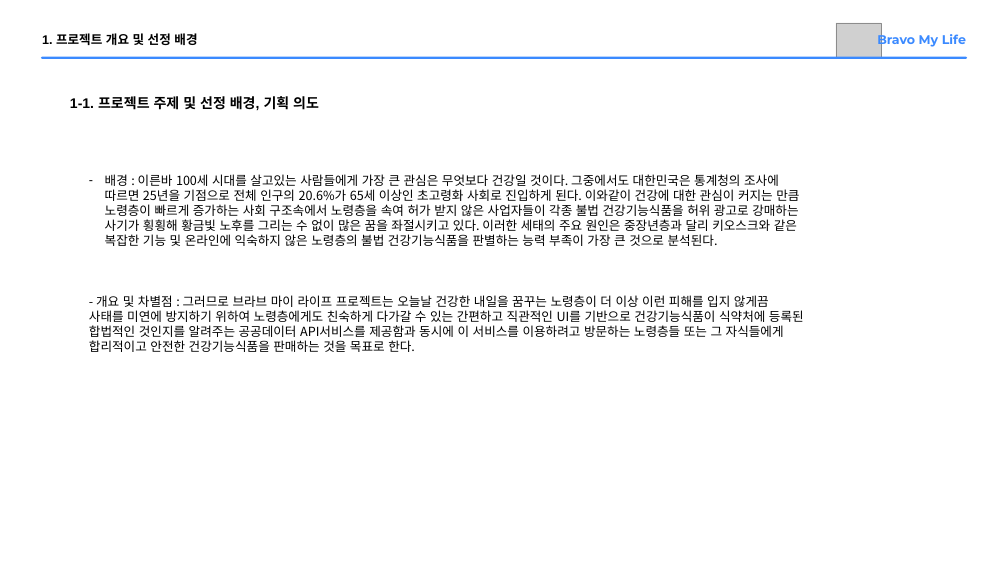
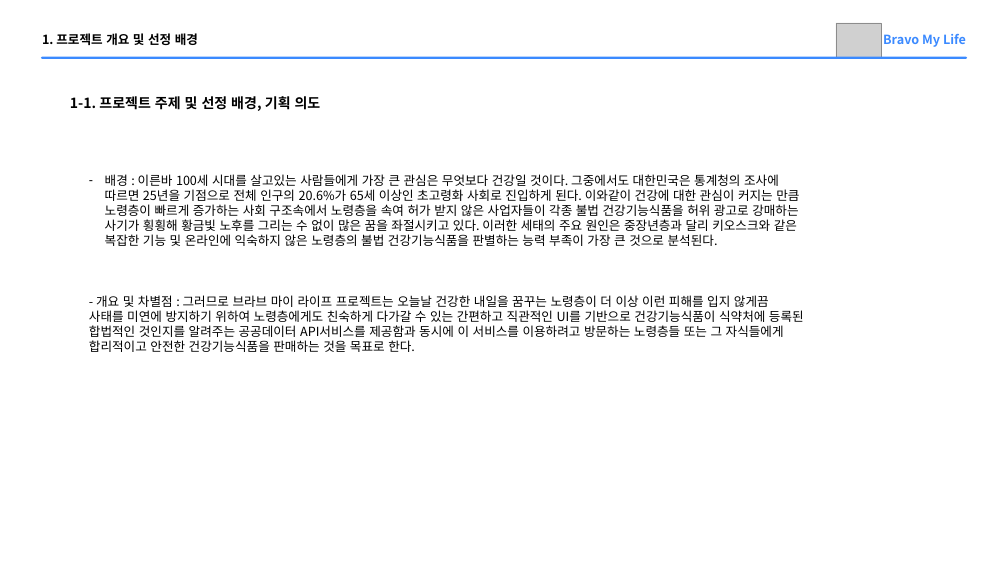
Before and after one commit to Parkjisoo00/ecommerce.saturn, a slide deck: slide 4 of resource/10.prepare/Saturn 미완성.pptx. Drawn at 1008x567 pixels with LibreOffice and Linux fonts; fonts in the diff are those of the drawing; grey boxes stand for pictures. Boxes give left, top, right and bottom in pixels: in the first picture for what was removed or moved away, otherwise in the second. Text is boxed around its words. In the diff, an @@ line names an element or a change of style, - is before the commit and + after.

```diff
--- a/resource/10.prepare/Saturn 미완성.pptx
+++ b/resource/10.prepare/Saturn 미완성.pptx
@@ text "1. 프로젝트 개요 및 선정 ..." at (42,33,198,45): font Arial to Noto Sans CJK KR @@
@@ text "Bravo My Life" at (883,34,966,47): font Montserrat to Noto Sans CJK KR @@
@@ text "1-1. 프로젝트 주제 및 선정 ..." at (70,96,321,111): font Arial to Noto Sans CJK KR @@
```
Also in this commit, not shown: 23 other slides changed, 7 slides added, 3 other files.
